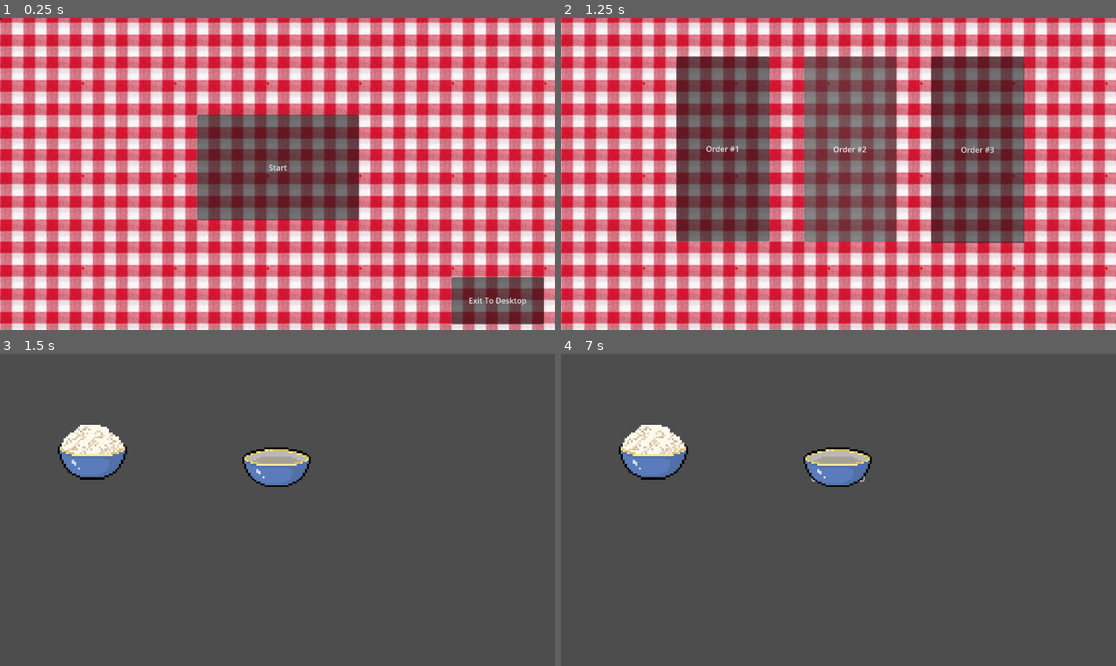
Above: before the commit, frames 1-4 (two rows, left to right).
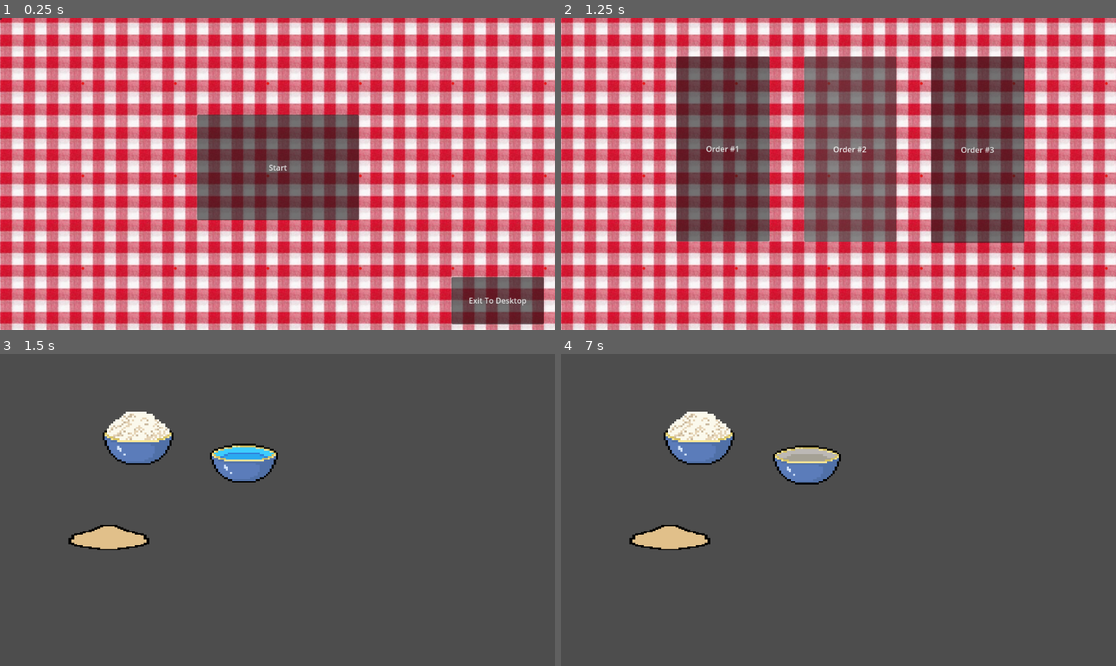
Above: after the commit, the same moments.

Repository: Luk3y595/Super-Pizza-Boy-Repository
Game: Godot game, scene res://Scenes/Main Menu Scene.tscn
The game is run twice, just before and just after one commit, with the same random seed, the same clock (stepped at 60 frames per second) and the same inputs.
Inputs (mouse positions are in pixels of both pictures, inside the frame that each line leads up to):
- Up to frame 1 (0.25 s): no input
- Up to frame 2 (1.25 s): click "Start" at 0.5 s
- Up to frame 3 (1.5 s): click "Order #1" at 1.25 s
- Up to frame 4 (7 s): click (838, 469) at 2.02 s; click (655, 453) at 2.77 s; click (838, 469) at 3.52 s; click (655, 453) at 4.27 s; click (838, 469) at 5.02 s; click (655, 453) at 5.77 s; tap Enter at 6.5 s; move the mouse to (810, 460) at 6.52 s; click (810, 460) at 6.67 s

Frames 1-2 are identical in both runs. In frame 3, 5.6% of the frame differs, in the area x 10-56%, y 18-63%; in frame 4, 5.5%.
Error before the commit: Invalid type in function 'get_node' in base 'Area2D (Make_Bowl_Change.gd)'. Cannot convert argument 1 from Object to NodePath. (res://Scenes/Make_Bowl_Change.g…

Commit message:
Bowls for pizza dough finished
Bowls have been made so on click they will empty

Diff:
--- /dev/null
+++ b/super-pizza-boy/Scenes/Bowl_Change_Flour.gd
@@ -0,0 +1,10 @@
+extends Area2D
+
+@onready var _flour = $AnimatedSprite2D
+
+func play_start_animation():
+	_flour.pause()
+
+func _on_input_event_flour(viewport: Node, event: InputEvent, shape_idx: int) -> void:
+	if event is InputEventMouseButton and event.pressed and event.button_index == MOUSE_BUTTON_LEFT:
+		_flour.play()
--- a/super-pizza-boy/Scenes/Make_Bowl_Change.gd
+++ b/super-pizza-boy/Scenes/Make_Bowl_Change.gd
@@ -1,13 +1,10 @@
 extends Area2D
 
-@onready var _Water = get_node("../Full_Bowl_Of_Water")
-@onready var _Empty_Water = get_node("../Empty_Bowl_Of_Water")
+@onready var _water = $AnimatedSprite2D
 
-func _ready() -> void:
-	get_node(_Water).visible = true
-	get_node(_Empty_Water).visible = false
+func play_start_animation():
+	_water.pause()
 
 func _on_input_event(_viewport: Node, event: InputEvent, _shape_idx: int) -> void:
 	if event is InputEventMouseButton and event.pressed and event.button_index == MOUSE_BUTTON_LEFT:
-		get_node(_Water).visible = false
-		get_node(_Empty_Water).visible = true
+		_water.play()
--- a/super-pizza-boy/Scenes/order_#1_(classic_pepperoni).tscn
+++ b/super-pizza-boy/Scenes/order_#1_(classic_pepperoni).tscn
@@ -1,20 +1,59 @@
-[gd_scene load_steps=7 format=3 uid="uid://c5vxqgy3qlxhj"]
+[gd_scene load_steps=11 format=3 uid="uid://c5vxqgy3qlxhj"]
 
-[ext_resource type="Script" uid="uid://cx6x7hkkwxkyy" path="res://Scenes/BowlOfWater.gd" id="1_fgtnx"]
-[ext_resource type="Texture2D" uid="uid://dmwnjaspkgk7e" path="res://Textures/Bowls-2.png.png" id="2_fgtnx"]
 [ext_resource type="Script" uid="uid://dmwevj8seyym7" path="res://Scenes/Make_Bowl_Change.gd" id="2_or2dr"]
-[ext_resource type="Script" uid="uid://cb31s5t1ixofq" path="res://Scenes/BowlOfFlour.gd" id="3_or2dr"]
-[ext_resource type="Texture2D" uid="uid://bgbh106higdhi" path="res://Textures/Bowls-5.png.png" id="4_i3gja"]
-[ext_resource type="Texture2D" uid="uid://dmcmxw7fjiyt" path="res://Textures/Bowls-4.png.png" id="4_u6f7f"]
+[ext_resource type="Script" uid="uid://bbru7wgrh2xcr" path="res://Scenes/Bowl_Change_Flour.gd" id="3_fgtnx"]
+[ext_resource type="Texture2D" uid="uid://cky5enwsm08kw" path="res://Textures/Bowls.png" id="3_u6f7f"]
+[ext_resource type="Texture2D" uid="uid://dx0qnovt5h8si" path="res://Textures/Dough'bad.png" id="6_i3gja"]
+
+[sub_resource type="AtlasTexture" id="AtlasTexture_3pjtj"]
+atlas = ExtResource("3_u6f7f")
+region = Rect2(0, 0, 64, 64)
+
+[sub_resource type="AtlasTexture" id="AtlasTexture_dasvb"]
+atlas = ExtResource("3_u6f7f")
+region = Rect2(0, 128, 64, 64)
+
+[sub_resource type="SpriteFrames" id="SpriteFrames_4rfur"]
+animations = [{
+"frames": [{
+"duration": 1.0,
+"texture": SubResource("AtlasTexture_3pjtj")
+}, {
+"duration": 1.0,
+"texture": SubResource("AtlasTexture_dasvb")
+}],
+"loop": false,
+"name": &"default",
+"speed": 5.0
+}]
+
+[sub_resource type="AtlasTexture" id="AtlasTexture_aqdkf"]
+atlas = ExtResource("3_u6f7f")
+region = Rect2(0, 64, 64, 64)
+
+[sub_resource type="AtlasTexture" id="AtlasTexture_or2dr"]
+atlas = ExtResource("3_u6f7f")
+region = Rect2(0, 128, 64, 64)
+
+[sub_resource type="SpriteFrames" id="SpriteFrames_u6f7f"]
+animations = [{
+"frames": [{
+"duration": 1.0,
+"texture": SubResource("AtlasTexture_aqdkf")
+}, {
+"duration": 1.0,
+"texture": SubResource("AtlasTexture_or2dr")
+}],
+"loop": false,
+"name": &"default",
+"speed": 5.0
+}]
 
 [node name="Order #1 (Classic Pepperoni)" type="Node2D"]
 
-[node name="Bowl Of Water" type="Button" parent="."]
-offset_left = 522.0
-offset_top = 218.0
-offset_right = 628.0
-offset_bottom = 263.0
-script = ExtResource("1_fgtnx")
+[node name="Bowl Of Water" type="Node2D" parent="."]
+position = Vector2(454, 210)
+metadata/_edit_group_ = true
 
 [node name="Area2D" type="Area2D" parent="Bowl Of Water"]
 script = ExtResource("2_or2dr")
@@ -22,26 +61,29 @@
 [node name="CollisionPolygon2D" type="CollisionPolygon2D" parent="Bowl Of Water/Area2D"]
 polygon = PackedVector2Array(-19, -5, -19, 10, -15, 10, -15, 21, -10, 21, -10, 28, -6, 28, -6, 36, -2, 36, -2, 40, 2, 4 …(427 unchanged characters)…
 
-[node name="Full_Bowl_Of_Water" type="Sprite2D" parent="Bowl Of Water"]
-position = Vector2(56, 21)
-scale = Vector2(4.15625, 3.75)
-texture = ExtResource("2_fgtnx")
+[node name="AnimatedSprite2D" type="AnimatedSprite2D" parent="Bowl Of Water/Area2D"]
+position = Vector2(56.5, 20.5)
+scale = Vector2(4.14063, 3.67187)
+sprite_frames = SubResource("SpriteFrames_4rfur")
 
-[node name="Empty_Bowl_Of_Water" type="Sprite2D" parent="Bowl Of Water"]
-position = Vector2(52, 17.5)
-scale = Vector2(4.1875, 3.70312)
-texture = ExtResource("4_i3gja")
+[node name="Bowl Of Flour" type="Node2D" parent="."]
+position = Vector2(219, 181)
 
-[node name="Bowl Of Flour" type="Button" parent="."]
-offset_left = 139.0
-offset_top = 168.0
-offset_right = 243.0
-offset_bottom = 248.0
-script = ExtResource("3_or2dr")
+[node name="Area2D" type="Area2D" parent="Bowl Of Flour"]
+script = ExtResource("3_fgtnx")
 
-[node name="Bowls-4_png" type="Sprite2D" parent="Bowl Of Flour"]
-position = Vector2(57, 52)
-scale = Vector2(4.25, 4.05469)
-texture = ExtResource("4_u6f7f")
+[node name="CollisionPolygon2D" type="CollisionPolygon2D" parent="Bowl Of Flour/Area2D"]
+polygon = PackedVector2Array(7, -34, 7, -25, 2, -25, 2, -21, -2, -21, -2, -17, -6, -18, -6, -2, -2, -2, -2, 10, 2, 10, 3, 19, 7, 19, 7, 26, 11, 26, 11, 30, 16, 30, 16, 34, 20, 34, 20, 38, 24, 38, 24, 41, 33, 41, 33, 46, 42, 46, 42, 50, 94, 50, 94, 46, 103, 46, 103, 42, 111, 42, 111, 38, 115, 38, 115, 34, 120, 34, 120, 30, 125, 30, 124, 26, 128, 26, 128, 18, 133, 18, 133, 10, 137, 10, 137, -2, 142, -2, 142, -18, 137, -18, 137, -22, 133, -22, 133, -26, 128, -26, 128, -30, 124, -30, 124, -38, 116, -38, 116, -42, 112, -42, 111, -46, 103, -46, 103, -53, 98, -53, 98, -57, 86, -57, 85, -62, 42, -61, 41, -57, 37, -57, 37, -53, 33, -53, 33, -49, 28, -49, 28, -45, 20, -45, 20, -42, 15, -41, 15, -37, 11, -37, 11, -34)
+
+[node name="AnimatedSprite2D" type="AnimatedSprite2D" parent="Bowl Of Flour/Area2D"]
+position = Vector2(72, 10)
+scale = Vector2(4.33691, 3.94824)
+sprite_frames = SubResource("SpriteFrames_u6f7f")
+
+[node name="Dough\'bad" type="Sprite2D" parent="."]
+position = Vector2(226, 372.5)
+scale = Vector2(6, 2.46875)
+texture = ExtResource("6_i3gja")
 
 [connection signal="input_event" from="Bowl Of Water/Area2D" to="Bowl Of Water/Area2D" method="_on_input_event"]
+[connection signal="input_event" from="Bowl Of Flour/Area2D" to="Bowl Of Flour/Area2D" method="_on_input_event_flour"]
Not shown, added: super-pizza-boy/Scenes/Bowl_Change_Flour.gd.uid
